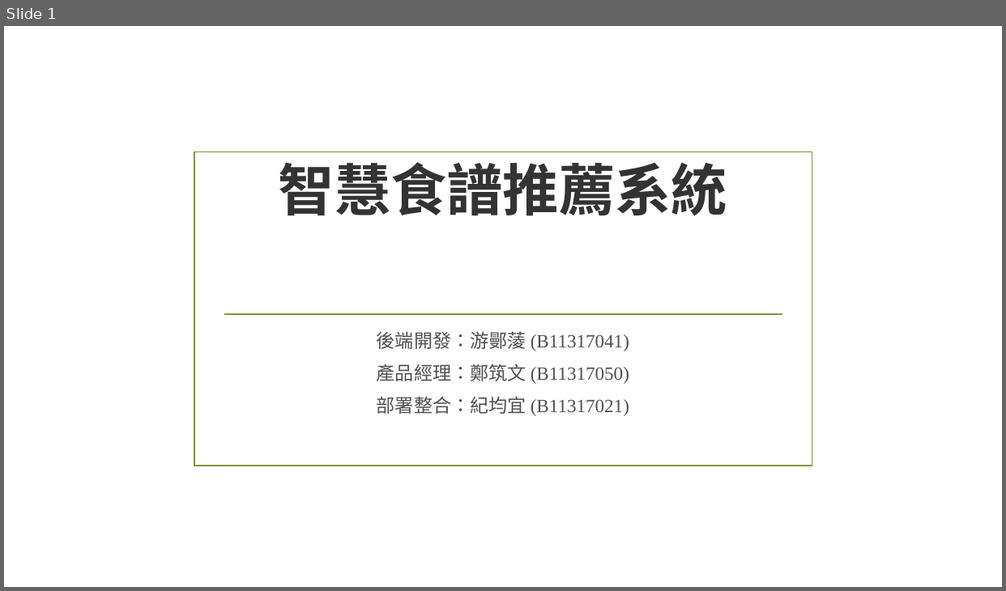
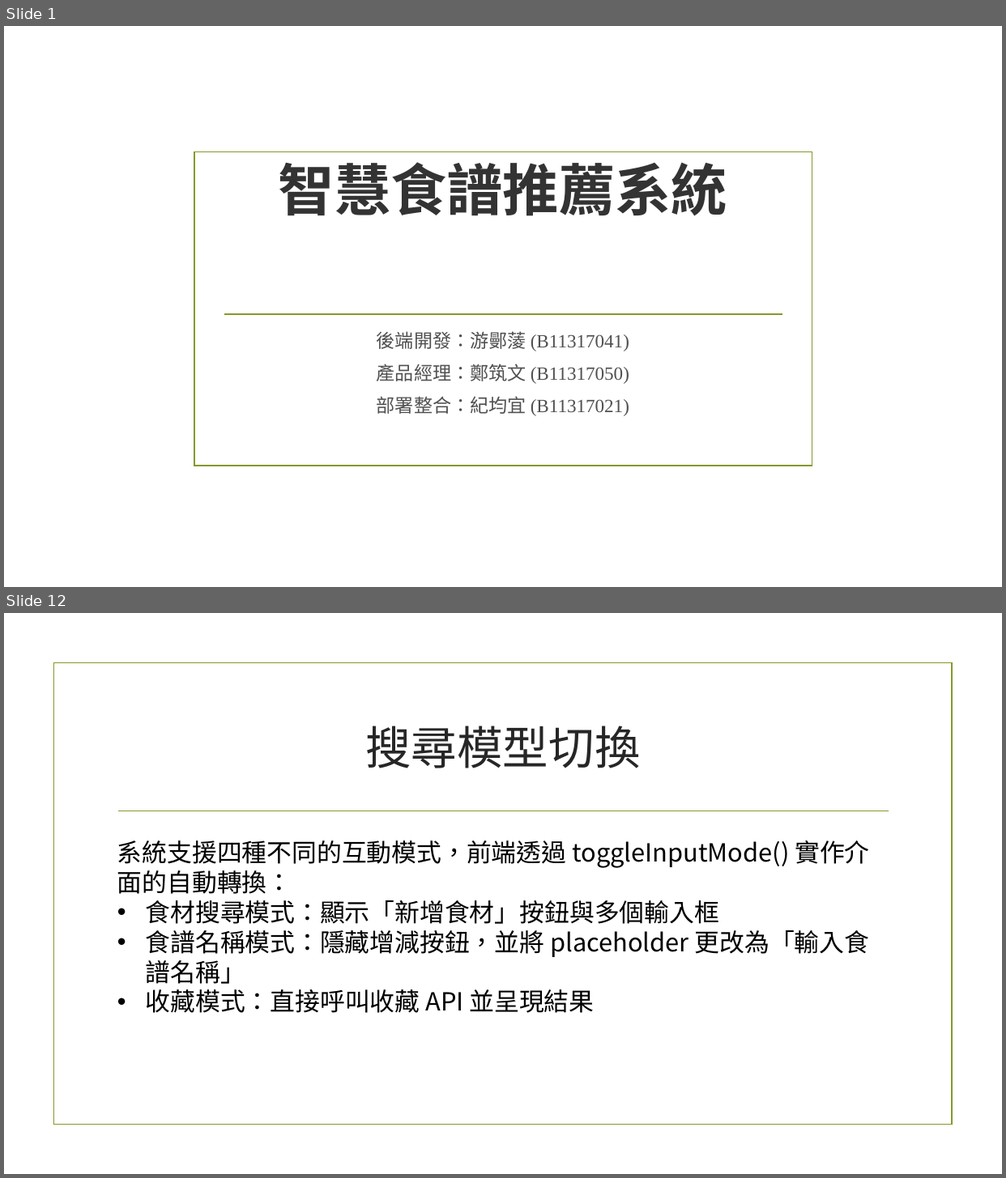
Before and after one commit to megan950628-tech/Final_report_recipe1, a slide deck: 智慧食譜推薦系統：後端架構.pptx. Shown one above the other, each under a label of ours: slide 1 before the commit, slides 1 and 12 after it; the slides between them are not shown. The pictures are 1006x591 and 1006x1178 pixels, drawn with LibreOffice and Linux fonts; fonts in the diff are those of the drawing; background and template pictures are left out. Boxes give left, top, right and bottom in pixels: in the first picture for what was removed or moved away, otherwise in the second. Text is boxed around its words. In the diff, an @@ line names an element or a change of style, - is before the commit and + after.

```diff
--- a/智慧食譜推薦系統：後端架構.pptx
+++ b/智慧食譜推薦系統：後端架構.pptx
@@ slide 12 added at box(4, 613, 1002, 1174), background picture (left out) @@
@@ rectangle added at box(53, 663, 952, 1125), outline #83992A 1.25 pt @@
@@ title added at box(365, 726, 640, 769), 44 pt, text #262626 @@
+搜尋模型切換
@@ line added from (118, 811) to (889, 811), #83992A 1.25 pt @@
@@ text added at box(117, 841, 870, 1013), 24 pt, text #000000 @@
+系統支援四種不同的互動模式，前端透過 toggleInputMode() 實作介面的自動轉換：
+• 食材搜尋模式：顯示「新增食材」按鈕與多個輸入框
+• 食譜名稱模式：隱藏增減按鈕，並將 placeholder 更改為「輸入食譜名稱」
+• 收藏模式：直接呼叫收藏 API 並呈現結果
```
Also in this commit, not shown: 5 slides changed, 6 other slides added.
